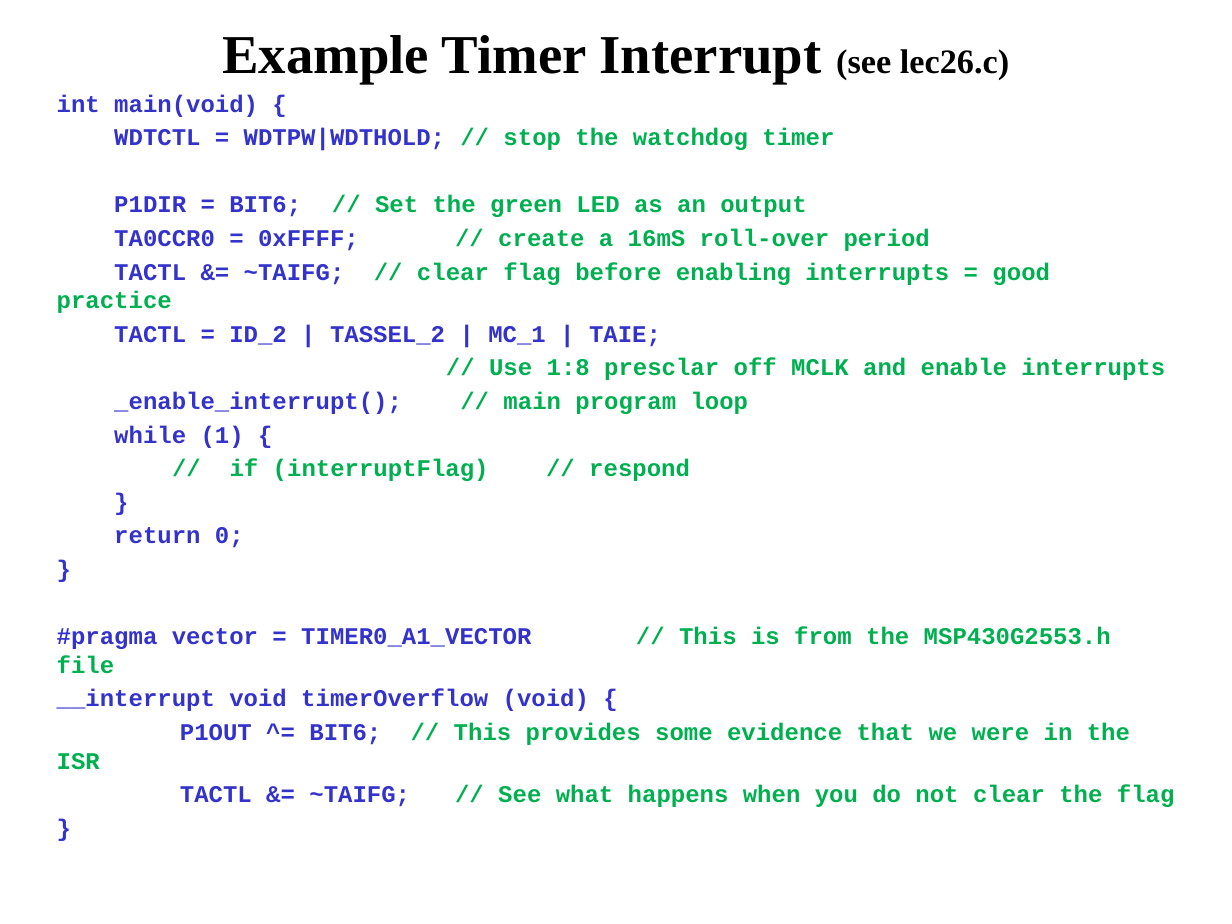
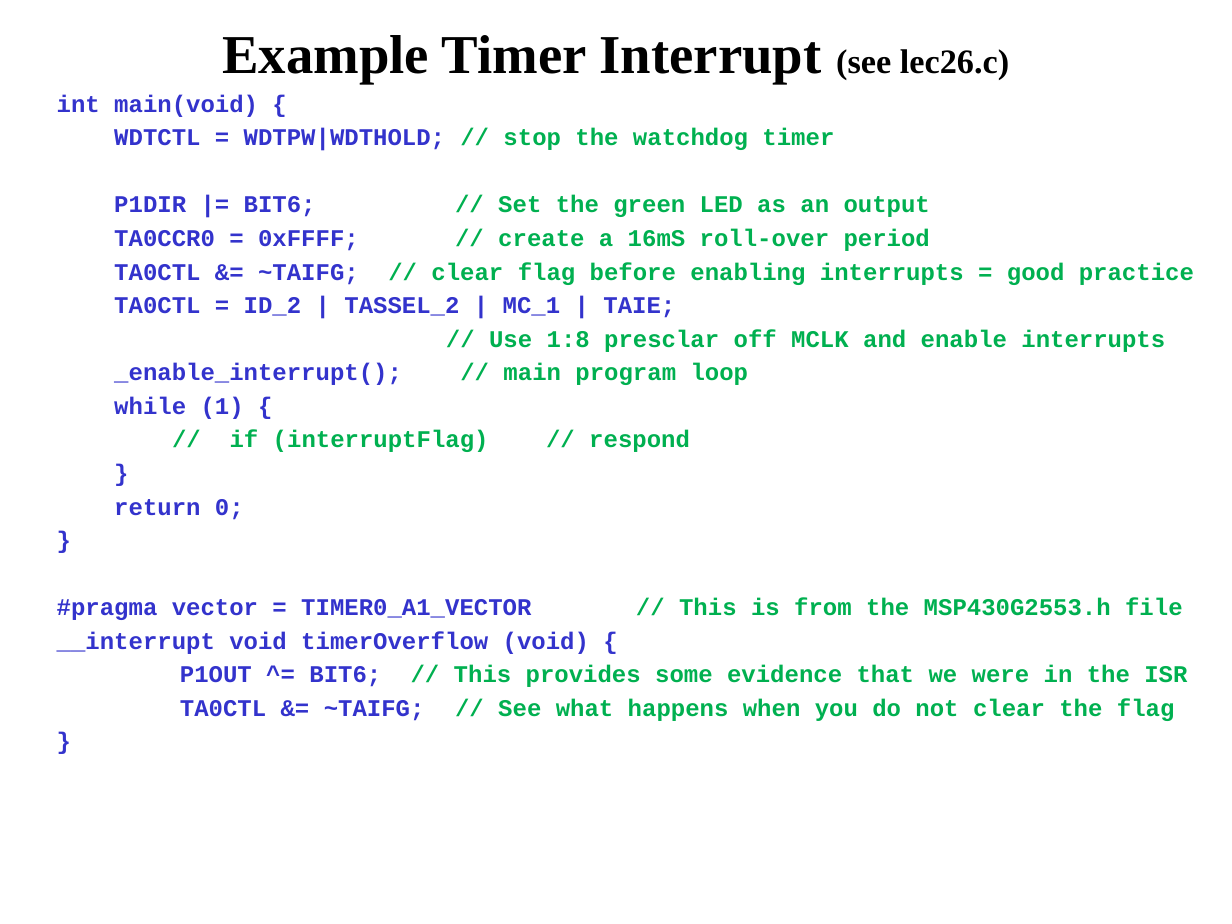
Before and after one commit to pw4rn3r/ECE382, a slide deck: slide 19 of notes/L26/Lsn26.pptx. Drawn at 1232x924 pixels with LibreOffice and Linux fonts; fonts in the diff are those of the drawing. Boxes give left, top, right and bottom in pixels: in the first picture for what was removed or moved away, otherwise in the second. Text is boxed around its words. In the diff, an @@ line names an element or a change of style, - is before the commit and + after.

Commit message:
Updating last two slides on Lesson 26 to match the lesson 26 practice code.

```diff
--- a/notes/L26/Lsn26.pptx
+++ b/notes/L26/Lsn26.pptx
@@ text at (x1=114, y1=195, x2=930, y2=217): text changed @@
-P1DIR = BIT6; // Set the green LED as an output
+P1DIR |= BIT6; // Set the green LED as an output
@@ text at (x1=114, y1=262, x2=1194, y2=318): text changed @@
-TACTL &= ~TAIFG; // clear flag before enabling interrupts = good practice
-TACTL = ID_2 | TASSEL_2 | MC_1 | TAIE;
+TA0CTL &= ~TAIFG; // clear flag before enabling interrupts = good practice
+TA0CTL = ID_2 | TASSEL_2 | MC_1 | TAIE;
@@ text at (x1=180, y1=698, x2=1175, y2=721): text changed @@
-TACTL &= ~TAIFG; // See what happens when you do not clear the flag
+TA0CTL &= ~TAIFG; // See what happens when you do not clear the flag
```
Also in this commit, not shown: 1 other slide changed.
